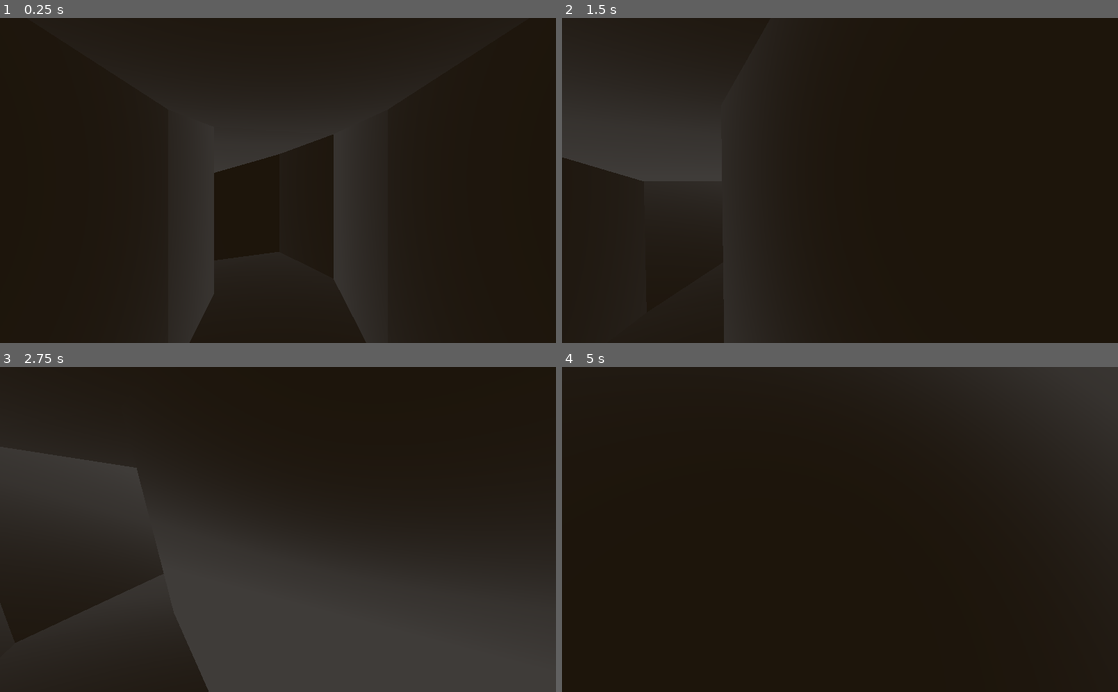
Above: before the commit, frames 1-4 (two rows, left to right).
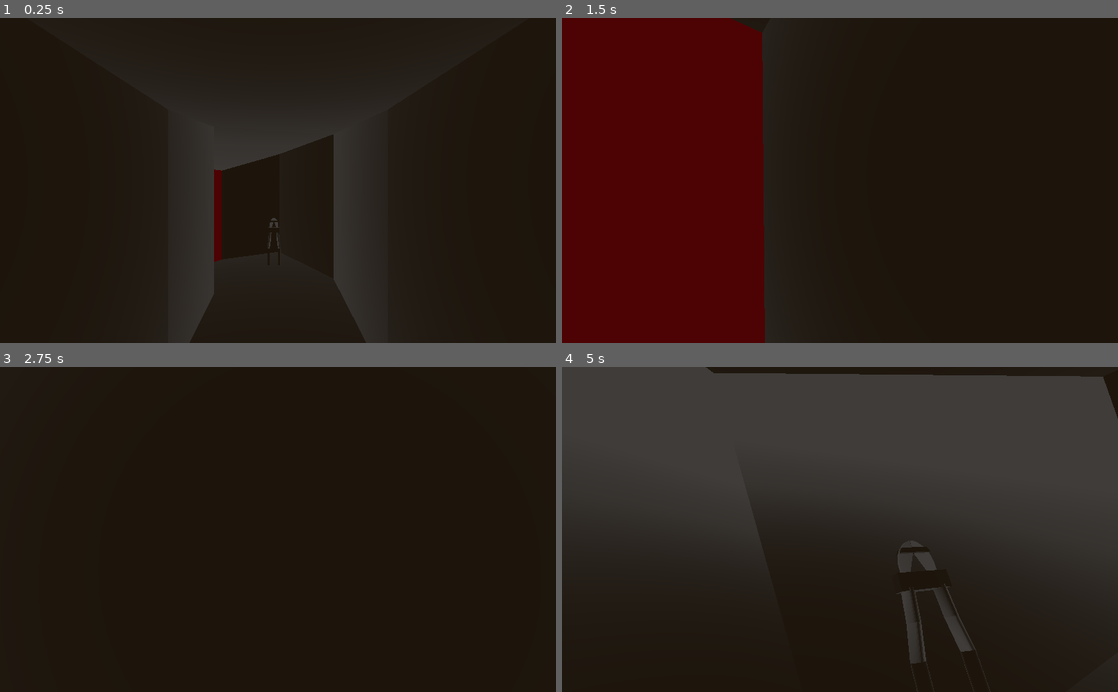
Above: after the commit, the same moments.

Repository: Gagege/coal-black-pit
Game: Godot game, scene res://scenes/Main.tscn
The game is run twice, just before and just after one commit, with the same random seed, the same clock (stepped at 60 frames per second) and the same inputs. A sky picture missing from this copy of the repository is replaced by a grey-blue gradient.
Inputs (mouse positions are in pixels of both pictures, inside the frame that each line leads up to):
- Up to frame 1 (0.25 s): no input
- Up to frame 2 (1.5 s): move the mouse to (867, 180) at 0.52 s; hold 1 (equip_bolt_cutters, bound only after the commit) 0.53-1.28 s; hold W (move_forward) from 0.53 s (still down); tap 2 (equip_crowbar, bound only after the commit) at 0.8, 1.35 s; move the mouse to (812, 180) at 1.27 s
- Up to frame 3 (2.75 s): keep holding W (move_forward); tap 3 (equip_dynamite, bound only after the commit) at 1.55 s; move the mouse to (289, 523) at 2.02 s; hold 3 (equip_dynamite, bound only after the commit) from 2.03 s (still down); click (289, 523) at 2.3 s
- Up to frame 4 (5 s): keep holding W (move_forward); move the mouse to (834, 536) at 2.77 s; release 3 (equip_dynamite, bound only after the commit) at 2.78 s; click (834, 536) at 2.85 s; tap 1 (equip_bolt_cutters, bound only after the commit) at 3.05, 4.35 s; move the mouse to (878, 532) at 3.52 s; hold E (interact) 3.53-4.28 s; tap 2 (equip_crowbar, bound only after the commit) at 3.8 s; move the mouse to (795, 526) at 4.27 s; tap 3 (equip_dynamite, bound only after the commit) at 4.55 s

The runs differ from the first frame. In frame 1, 0.4% of the frame differs, in the area x 38-51%, y 46-75%; in frame 2, 36%; in frame 3, 38%; in frame 4, 45%, in the area x 0-100%, y 0-100%.
Error after the commit: Invalid get index 'name' (on base: 'null instance'). (res://scripts/Player.gd:60)

Commit message:
Changes

Diff:
--- a/project.godot
+++ b/project.godot
@@ -9,12 +9,30 @@
 config_version=4
 
 _global_script_classes=[ {
+"base": "Spatial",
+"class": "BoltCutters",
+"language": "GDScript",
+"path": "res://scripts/BoltCutters.gd"
+}, {
+"base": "RigidBody",
+"class": "Crowbar",
+"language": "GDScript",
+"path": "res://scripts/Crowbar.gd"
+}, {
+"base": "RigidBody",
+"class": "Dynamite",
+"language": "GDScript",
+"path": "res://scripts/Dynamite.gd"
+}, {
 "base": "KinematicBody",
 "class": "Player",
 "language": "GDScript",
 "path": "res://scripts/Player.gd"
 } ]
 _global_script_class_icons={
+"BoltCutters": "",
+"Crowbar": "",
+"Dynamite": "",
 "Player": ""
 }
 
@@ -64,6 +82,26 @@
 "events": [ Object(InputEventKey,"resource_local_to_scene":false,"resource_name":"","device":0,"alt":false,"shift":false,"control":false,"meta":false,"command":false,"pressed":false,"scancode":69,"physical_scancode":0,"unicode":0,"echo":false,"script":null)
  ]
 }
+equip_bolt_cutters={
+"deadzone": 0.5,
+"events": [ Object(InputEventKey,"resource_local_to_scene":false,"resource_name":"","device":0,"alt":false,"shift":false,"control":false,"meta":false,"command":false,"pressed":false,"scancode":49,"physical_scancode":0,"unicode":0,"echo":false,"script":null)
+ ]
+}
+equip_crowbar={
+"deadzone": 0.5,
+"events": [ Object(InputEventKey,"resource_local_to_scene":false,"resource_name":"","device":0,"alt":false,"shift":false,"control":false,"meta":false,"command":false,"pressed":false,"scancode":50,"physical_scancode":0,"unicode":0,"echo":false,"script":null)
+ ]
+}
+equip_dynamite={
+"deadzone": 0.5,
+"events": [ Object(InputEventKey,"resource_local_to_scene":false,"resource_name":"","device":0,"alt":false,"shift":false,"control":false,"meta":false,"command":false,"pressed":false,"scancode":51,"physical_scancode":0,"unicode":0,"echo":false,"script":null)
+ ]
+}
+use_item={
+"deadzone": 0.5,
+"events": [ Object(InputEventMouseButton,"resource_local_to_scene":false,"resource_name":"","device":0,"alt":false,"shift":false,"control":false,"meta":false,"command":false,"button_mask":0,"position":Vector2( 0, 0 ),"global_position":Vector2( 0, 0 ),"factor":1.0,"button_index":1,"pressed":false,"doubleclick":false,"script":null)
+ ]
+}
 
 [physics]
 
--- /dev/null
+++ b/scenes/BoltCutters.tscn
@@ -0,0 +1,20 @@
+[gd_scene load_steps=5 format=2]
+
+[ext_resource path="res://resources/BoltCutters.glb" type="PackedScene" id=1]
+[ext_resource path="res://resources/BoltCuttersInHand.glb" type="PackedScene" id=2]
+[ext_resource path="res://scripts/BoltCutters.gd" type="Script" id=3]
+
+[sub_resource type="BoxShape" id=1]
+extents = Vector3( 0.127398, 0.464879, 0.0323004 )
+
+[node name="BoltCutters" type="RigidBody" groups=["pick_up"]]
+script = ExtResource( 3 )
+
+[node name="Model" parent="." instance=ExtResource( 1 )]
+
+[node name="ModelInHand" parent="." instance=ExtResource( 2 )]
+visible = false
+
+[node name="CollisionShape" type="CollisionShape" parent="."]
+transform = Transform( 1, 0, 0, 0, 1, 0, 0, 0, 1, 0, 0.147641, 0 )
+shape = SubResource( 1 )
--- /dev/null
+++ b/scenes/Crowbar.tscn
@@ -0,0 +1,16 @@
+[gd_scene load_steps=4 format=2]
+
+[ext_resource path="res://resources/Crowbar.glb" type="PackedScene" id=1]
+[ext_resource path="res://scripts/Crowbar.gd" type="Script" id=2]
+
+[sub_resource type="BoxShape" id=1]
+extents = Vector3( 0.156325, 0.525427, 0.0434237 )
+
+[node name="Crowbar" type="RigidBody" groups=["pick_up"]]
+script = ExtResource( 2 )
+
+[node name="Model" parent="." instance=ExtResource( 1 )]
+
+[node name="CollisionShape" type="CollisionShape" parent="."]
+transform = Transform( 1, 0, 0, 0, 1, 0, 0, 0, 1, -0.0781622, -0.0607933, 0 )
+shape = SubResource( 1 )
--- /dev/null
+++ b/scenes/Dynamite.tscn
@@ -0,0 +1,16 @@
+[gd_scene load_steps=4 format=2]
+
+[ext_resource path="res://resources/Dynamite.glb" type="PackedScene" id=1]
+[ext_resource path="res://scripts/Dynamite.gd" type="Script" id=2]
+
+[sub_resource type="BoxShape" id=1]
+extents = Vector3( 0.034739, 0.230117, 0.0372659 )
+
+[node name="Dynamite" type="RigidBody" groups=["pick_up"]]
+script = ExtResource( 2 )
+
+[node name="Model" parent="." instance=ExtResource( 1 )]
+
+[node name="CollisionShape" type="CollisionShape" parent="."]
+transform = Transform( 1, 0, 0, 0, 1, 0, 0, 0, 1, 0, -0.0782584, 0 )
+shape = SubResource( 1 )
--- a/scenes/Entrance.tscn
+++ b/scenes/Entrance.tscn
@@ -1,12 +1,16 @@
-[gd_scene load_steps=13 format=2]
+[gd_scene load_steps=17 format=2]
 
 [ext_resource path="res://resources/Entrance.gltf" type="PackedScene" id=1]
+[ext_resource path="res://scripts/BoltCutters.gd" type="Script" id=2]
 [ext_resource path="res://scripts/Entrance.gd" type="Script" id=3]
 [ext_resource path="res://resources/Environment.tres" type="Environment" id=4]
 [ext_resource path="res://resources/HatchDoor.gltf" type="PackedScene" id=5]
 [ext_resource path="res://scripts/HatchDoors.gd" type="Script" id=6]
 [ext_resource path="res://scripts/Selectable.gd" type="Script" id=7]
 [ext_resource path="res://scripts/Exit.gd" type="Script" id=8]
+[ext_resource path="res://scenes/Crowbar.tscn" type="PackedScene" id=9]
+[ext_resource path="res://scenes/BoltCutters.tscn" type="PackedScene" id=10]
+[ext_resource path="res://scenes/Dynamite.tscn" type="PackedScene" id=11]
 
 [sub_resource type="Animation" id=4]
 resource_name = "Highlight Mesh"
@@ -186,6 +190,7 @@
 script = ExtResource( 3 )
 
 [node name="World" parent="." instance=ExtResource( 1 )]
+script = ExtResource( 2 )
 
 [node name="HatchDoors" type="Spatial" parent="World"]
 script = ExtResource( 6 )
@@ -227,6 +232,15 @@
 anims/RESET = SubResource( 7 )
 
 [node name="Spatial" type="Spatial" parent="World/HatchDoors"]
+
+[node name="Crowbar" parent="World" instance=ExtResource( 9 )]
+transform = Transform( 0.49823, -0.867045, 0, 0.867045, 0.49823, 0, 0, 0, 1, -28.4585, 1.32833, 1.60172 )
+
+[node name="Dynamite" parent="World" instance=ExtResource( 11 )]
+transform = Transform( 0.49823, -0.867045, 0, 0.867045, 0.49823, 0, 0, 0, 1, -28.4585, 0.740356, -0.0281138 )
+
+[node name="BoltCutters" parent="World" instance=ExtResource( 10 )]
+transform = Transform( 0.49823, -0.867045, 0, 0.867045, 0.49823, 0, 0, 0, 1, -30.3444, 0.905991, 1.90385 )
 
 [node name="WorldEnvironment" type="WorldEnvironment" parent="."]
 environment = ExtResource( 4 )
--- /dev/null
+++ b/scenes/Gate.gd
@@ -0,0 +1,8 @@
+extends StaticBody
+
+func _ready():
+
+
+func _on_Area_body_entered(body: Node):
+	if body is Player and body.equipped_item == "BoltCutters":
+		queue_free()
--- a/scenes/Level1.tscn
+++ b/scenes/Level1.tscn
@@ -1,7 +1,18 @@
-[gd_scene load_steps=3 format=2]
+[gd_scene load_steps=8 format=2]
 
 [ext_resource path="res://resources/Level1.glb" type="PackedScene" id=1]
+[ext_resource path="res://scenes/BoltCutters.tscn" type="PackedScene" id=2]
 [ext_resource path="res://scripts/Level1.gd" type="Script" id=3]
+[ext_resource path="res://scripts/Gate.gd" type="Script" id=4]
+
+[sub_resource type="SpatialMaterial" id=1]
+albedo_color = Color( 1, 0, 0, 1 )
+
+[sub_resource type="BoxShape" id=2]
+extents = Vector3( 0.0526028, 1.45899, 1 )
+
+[sub_resource type="BoxShape" id=3]
+extents = Vector3( 1.30706, 1, 1 )
 
 [node name="Level1" type="Spatial"]
 script = ExtResource( 3 )
@@ -10,3 +21,29 @@
 transform = Transform( -1, 0, -8.74228e-08, 0, 1, 0, 8.74228e-08, 0, -1, 0, 0.278854, 1.41546 )
 
 [node name="Level1" parent="." instance=ExtResource( 1 )]
+
+[node name="BoltCutters" parent="." instance=ExtResource( 2 )]
+transform = Transform( 1, 0, 0, 0, 1, 0, 0, 0, 1, 0.0750658, -0.233597, 5.65367 )
+
+[node name="Gate" type="StaticBody" parent="."]
+script = ExtResource( 4 )
+
+[node name="CSGBox" type="CSGBox" parent="Gate"]
+transform = Transform( 0.315467, 0, 0.948937, 0, 1, 0, -0.948937, 0, 0.315467, 2.05845, -0.253109, 7.58149 )
+height = 3.13226
+depth = 0.0846104
+material = SubResource( 1 )
+
+[node name="CollisionShape" type="CollisionShape" parent="Gate"]
+transform = Transform( 0.94818, 0, -0.317735, 0, 1, 0, 0.317735, 0, 0.94818, 2.05839, -0.192083, 7.57856 )
+shape = SubResource( 2 )
+
+[node name="Area" type="Area" parent="Gate"]
+transform = Transform( 1, 0, 0, 0, 1, 0, 0, 0, 1, 0, 0, 6.69563 )
+
+[node name="CollisionShape" type="CollisionShape" parent="Gate/Area"]
+transform = Transform( 0.948733, 0, -0.31608, 0, 1, 0, 0.31608, 0, 0.948733, 2.05819, 0, 0.874393 )
+shape = SubResource( 3 )
+
+[connection signal="body_entered" from="Gate/Area" to="Gate" method="_on_Area_body_entered"]
+[connection signal="body_exited" from="Gate/Area" to="Gate" method="_on_Area_body_exited"]
--- a/scenes/Level2.tscn
+++ b/scenes/Level2.tscn
@@ -1,7 +1,17 @@
-[gd_scene load_steps=3 format=2]
+[gd_scene load_steps=7 format=2]
 
 [ext_resource path="res://scripts/Level2.gd" type="Script" id=1]
 [ext_resource path="res://resources/Level2.gltf" type="PackedScene" id=2]
+[ext_resource path="res://scripts/Gate.gd" type="Script" id=3]
+
+[sub_resource type="SpatialMaterial" id=1]
+albedo_color = Color( 1, 0, 0, 1 )
+
+[sub_resource type="BoxShape" id=2]
+extents = Vector3( 0.0526028, 1.45899, 1 )
+
+[sub_resource type="BoxShape" id=3]
+extents = Vector3( 1.30706, 1, 1 )
 
 [node name="Level2" type="Spatial"]
 script = ExtResource( 1 )
@@ -10,3 +20,26 @@
 
 [node name="SpawnPoint" type="Spatial" parent="."]
 transform = Transform( -1, 0, -8.74228e-08, 0, 1, 0, 8.74228e-08, 0, -1, 0, 0, 1.47376 )
+
+[node name="Boards" type="StaticBody" parent="."]
+script = ExtResource( 3 )
+
+[node name="CSGBox" type="CSGBox" parent="Boards"]
+transform = Transform( 0.315467, 0, 0.948937, 0, 1, 0, -0.948937, 0, 0.315467, 2.05845, -0.253109, 7.58149 )
+height = 3.13226
+depth = 0.0846104
+material = SubResource( 1 )
+
+[node name="CollisionShape" type="CollisionShape" parent="Boards"]
+transform = Transform( 0.94818, 0, -0.317735, 0, 1, 0, 0.317735, 0, 0.94818, 2.05839, -0.192083, 7.57856 )
+shape = SubResource( 2 )
+
+[node name="Area" type="Area" parent="Boards"]
+transform = Transform( 1, 0, 0, 0, 1, 0, 0, 0, 1, 0, 0, 6.69563 )
+
+[node name="CollisionShape" type="CollisionShape" parent="Boards/Area"]
+transform = Transform( 0.948733, 0, -0.31608, 0, 1, 0, 0.31608, 0, 0.948733, 2.05819, 0, 0.874393 )
+shape = SubResource( 3 )
+
+[connection signal="body_entered" from="Boards/Area" to="Boards" method="_on_Area_body_entered"]
+[connection signal="body_exited" from="Boards/Area" to="Boards" method="_on_Area_body_exited"]
--- a/scenes/Player.tscn
+++ b/scenes/Player.tscn
@@ -8,6 +8,8 @@
 
 [sub_resource type="BoxShape" id=2]
 extents = Vector3( 0.4, 0.1, 0.4 )
+
+[sub_resource type="BoxShape" id=3]
 
 [node name="Player" type="KinematicBody"]
 script = ExtResource( 1 )
@@ -32,3 +34,13 @@
 collision_mask = 8
 collide_with_areas = true
 script = ExtResource( 2 )
+
+[node name="Hand" type="Spatial" parent="Pivot"]
+transform = Transform( 0.940407, -0.149874, 0.305242, 0, 0.897636, 0.440738, -0.340051, -0.414473, 0.844143, 0.485, -0.575, -1.096 )
+
+[node name="PickupArea" type="Area" parent="."]
+
+[node name="CollisionShape" type="CollisionShape" parent="PickupArea"]
+shape = SubResource( 3 )
+
+[connection signal="body_entered" from="PickupArea" to="." method="_on_PickupArea_body_entered"]
--- /dev/null
+++ b/scripts/BoltCutters.gd
@@ -0,0 +1,6 @@
+extends Spatial
+
+class_name BoltCutters
+
+func get_in_hand_model() -> Node:
+	return $ModelInHand
--- /dev/null
+++ b/scripts/Crowbar.gd
@@ -0,0 +1,6 @@
+extends RigidBody
+
+class_name Crowbar
+
+func get_in_hand_model() -> Node:
+	return $Model
--- /dev/null
+++ b/scripts/Dynamite.gd
@@ -0,0 +1,6 @@
+extends RigidBody
+
+class_name Dynamite
+
+func get_in_hand_model() -> Node:
+	return $Model
--- /dev/null
+++ b/scripts/Gate.gd
@@ -0,0 +1,18 @@
+extends StaticBody
+
+var player_near: bool = false
+
+func _ready():
+	var err0 = GlobalEvents.connect("player_used_item", self, "_on_player_used_item")
+
+func _on_player_used_item(item_name: String):
+	if player_near and item_name == "BoltCutters":
+		queue_free()
+
+func _on_Area_body_entered(body: Node):
+	if body is Player:
+		player_near = true
+
+func _on_Area_body_exited(body):
+	if body is Player:
+		player_near = false
--- a/scripts/GlobalEvents.gd
+++ b/scripts/GlobalEvents.gd
@@ -2,3 +2,4 @@
 
 signal player_looked_at(node)
 signal player_exited_level()
+signal player_used_item(item_name)
--- a/scripts/Player.gd
+++ b/scripts/Player.gd
@@ -3,14 +3,17 @@
 class_name Player
 
 onready var camera = $Pivot/Camera
+onready var hand = $Pivot/Hand
 
 var gravity = -30
 var max_speed = 8
 var mouse_sensitivity = 0.01  # radians/pixel
 
+var equipped_item: String = ""
+
 var velocity = Vector3()
 
-func get_input():
+func get_movement_input() -> Vector3:
 	var input_dir = Vector3()
 	# desired move in camera direction
 	if Input.is_action_pressed("move_forward"):
@@ -24,16 +27,45 @@
 	input_dir = input_dir.normalized()
 	return input_dir
 
-func _unhandled_input(event):
+func _unhandled_input(event: InputEvent):
 	if event is InputEventMouseMotion and Input.get_mouse_mode() == Input.MOUSE_MODE_CAPTURED:
 		rotate_y(-event.relative.x * mouse_sensitivity)
 		$Pivot.rotate_x(-event.relative.y * mouse_sensitivity)
 		$Pivot.rotation.x = clamp($Pivot.rotation.x, -1.2, 1.2)
 
+	if event.is_action_pressed("use_item"):
+		GlobalEvents.emit_signal("player_used_item", equipped_item)
+
 func _physics_process(delta):
 	velocity.y += gravity * delta
-	var desired_velocity = get_input() * max_speed
+	var desired_velocity = get_movement_input() * max_speed
 
 	velocity.x = desired_velocity.x
 	velocity.z = desired_velocity.z
 	velocity = move_and_slide(velocity, Vector3.UP, true)
+
+	if Input.is_action_pressed("equip_bolt_cutters"):
+		equip_item("BoltCutters")
+	if Input.is_action_pressed("equip_crowbar"):
+		equip_item("Crowbar")
+	if Input.is_action_pressed("equip_dynamite"):
+		equip_item("Dynamite")
+
+func equip_item(item_name: String):
+	var new_item = get_node("Pivot/Hand/%s" % item_name)
+	if new_item:
+		for item in hand.get_children():
+			item.visible = false
+		new_item.visible = true
+	equipped_item = new_item.name
+
+func _on_PickupArea_body_entered(body: Node):
+	if body.is_in_group("pick_up"):
+		for item in hand.get_children():
+			item.visible = false
+		var item: Node = body.get_in_hand_model().duplicate()
+		item.visible = true
+		item.name = body.name
+		hand.add_child(item)
+		body.queue_free()
+		equipped_item = item.name
Binary file changed: resources/BoltCutters.glb
Binary file changed: resources/BoltCuttersInHand.glb
Binary file changed: resources/Crowbar.glb
Binary file changed: resources/Dynamite.glb
Not shown: 1 places in scenes/Player.tscn that only renumber resources
Not shown, changed: to_import/BoltCutters.blend
Not shown, changed: to_import/BoltCutters.blend1
Not shown, changed: to_import/BoltCuttersInHand.blend
Not shown, changed: to_import/BoltCuttersInHand.blend1
Not shown, changed: to_import/Crowbar.blend
Not shown, changed: to_import/Crowbar.blend1
Not shown, changed: to_import/Dynamite.blend
(and 1 more such lines)
